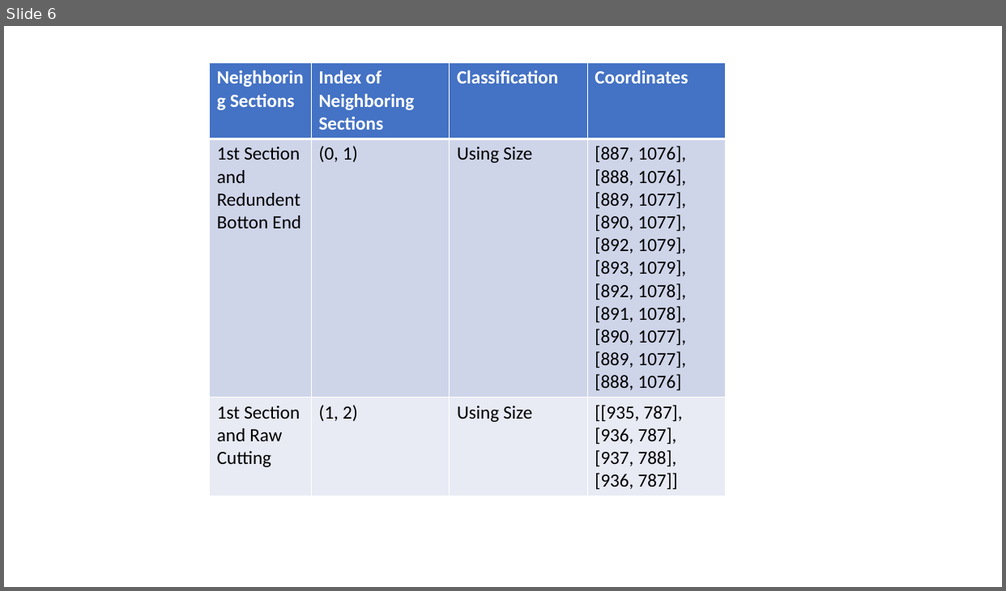
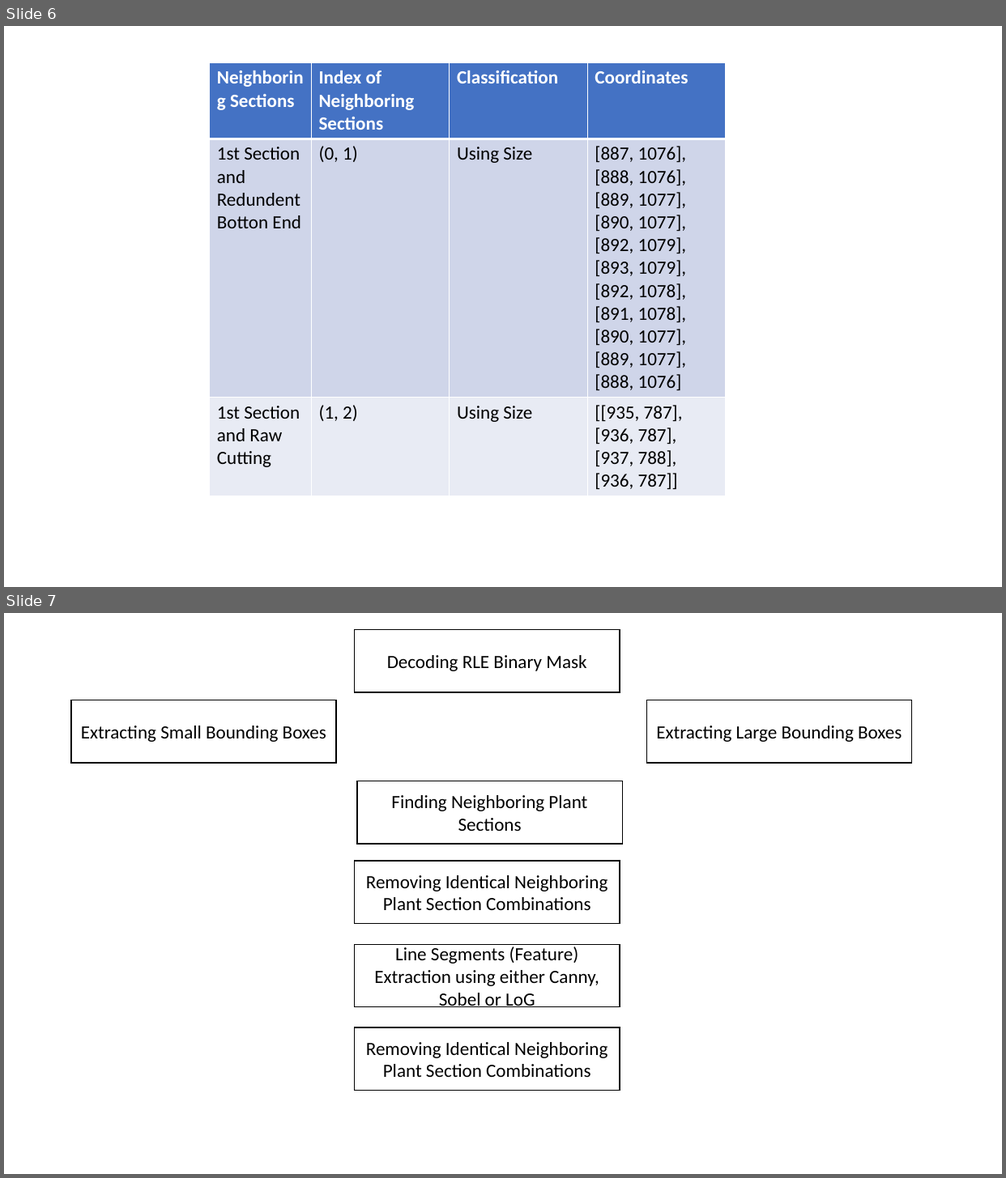
Before and after one commit to HasithDasa/Masters-Project-2023, a slide deck: Report/Documentation/Images/figures.pptx. Shown one above the other, each under a label of ours: slide 6 before the commit, slides 6 and 7 after it. The pictures are 1006x591 and 1006x1178 pixels, drawn with LibreOffice and Linux fonts; fonts in the diff are those of the drawing. Boxes give left, top, right and bottom in pixels: in the first picture for what was removed or moved away, otherwise in the second. Text is boxed around its words. In the diff, an @@ line names an element or a change of style, - is before the commit and + after.

```diff
--- a/Report/Documentation/Images/figures.pptx
+++ b/Report/Documentation/Images/figures.pptx
@@ slide 7 added at (4,613,1002,1174), background #FFFFFF @@
@@ rectangle added at (355,629,620,692), fill #FFFFFF, outline #000000 1 pt, 18 pt, text #000000 @@
+Decoding RLE Binary Mask
@@ rectangle added at (71,700,336,764), fill #FFFFFF, outline #000000 1 pt, 18 pt, text #000000 @@
+Extracting Small Bounding Boxes
@@ rectangle added at (647,700,912,764), fill #FFFFFF, outline #000000 1 pt, 18 pt, text #000000 @@
+Extracting Large Bounding Boxes
@@ rectangle added at (357,781,622,845), fill #FFFFFF, outline #000000 1 pt, 18 pt, text #000000 @@
+Finding Neighboring Plant Sections
@@ rectangle added at (355,861,620,924), fill #FFFFFF, outline #000000 1 pt, 18 pt, text #000000 @@
+Removing Identical Neighboring Plant Section Combinations
@@ rectangle added at (355,944,620,1007), fill #FFFFFF, outline #000000 1 pt, 18 pt, text #000000 @@
+Line Segments (Feature) Extraction using either Canny, Sobel or LoG
@@ rectangle added at (355,1028,620,1091), fill #FFFFFF, outline #000000 1 pt, 18 pt, text #000000 @@
+Removing Identical Neighboring Plant Section Combinations
```
Also in this commit, not shown: 1 slide changed.
